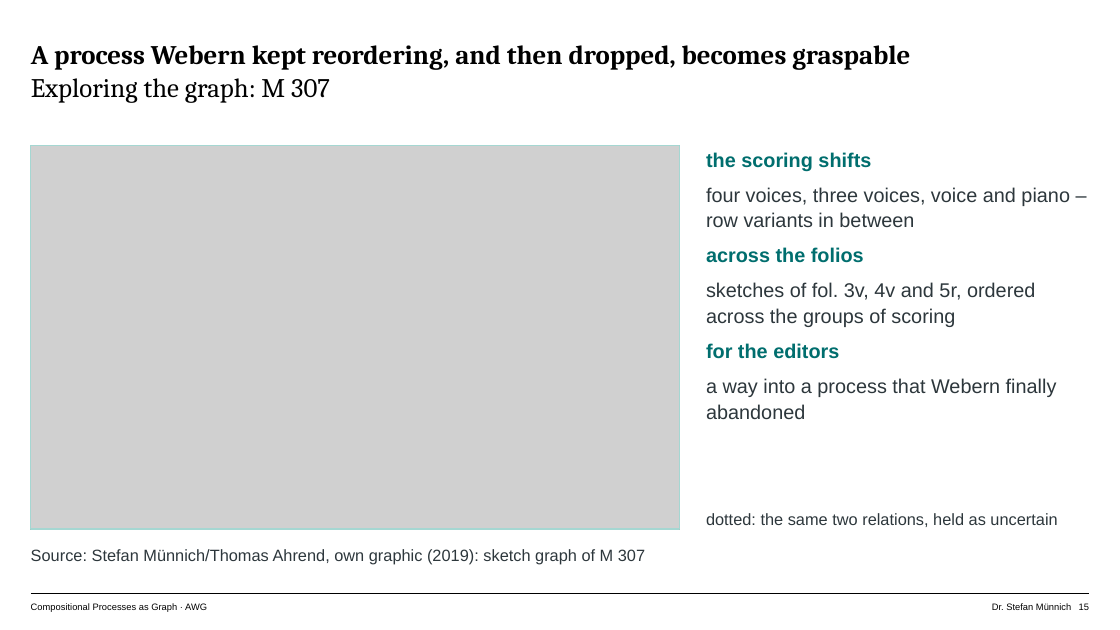
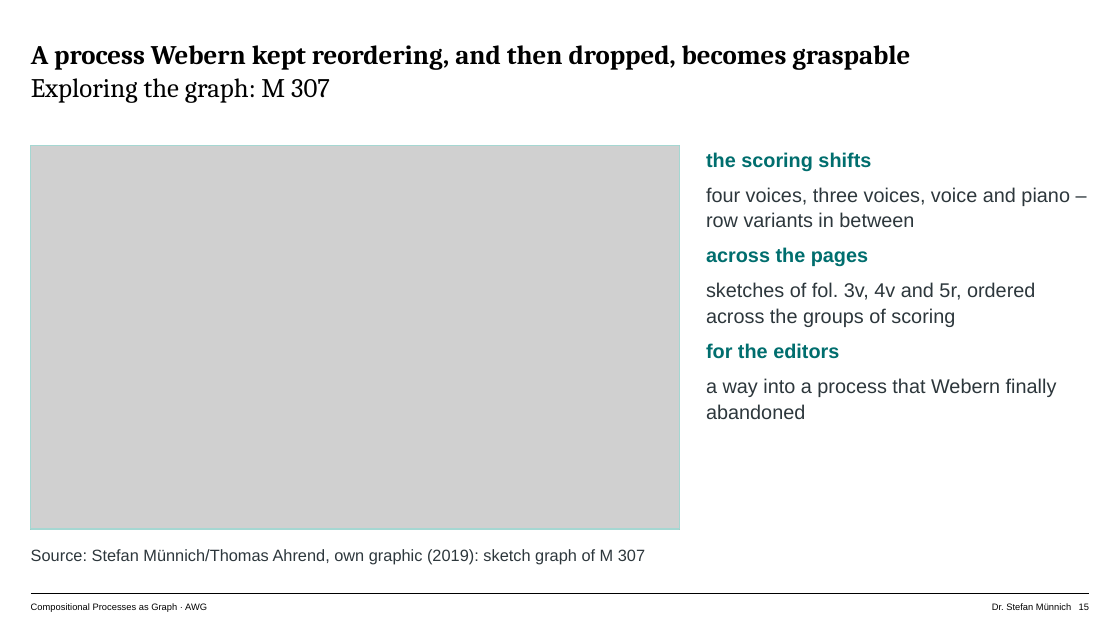
Before and after one commit to musicEnfanthen/presentations, a slide deck: slide 15 of genetics2026/AWG-Graph-Talk.pptx. Drawn at 1120x630 pixels with LibreOffice and Linux fonts; fonts in the diff are those of the drawing; grey boxes stand for pictures. Boxes give left, top, right and bottom in pixels: in the first picture for what was removed or moved away, otherwise in the second. Text is boxed around its words. In the diff, an @@ line names an element or a change of style, - is before the commit and + after.

```diff
--- a/genetics2026/AWG-Graph-Talk.pptx
+++ b/genetics2026/AWG-Graph-Talk.pptx
@@ text at [706,247,868,267]: text changed @@
-across the folios
+across the pages
@@ text removed at [706,513,1057,527] @@
-dotted: the same two relations, held as uncertain
```
Also in this commit, not shown: 12 other slides changed, 6 other files.
